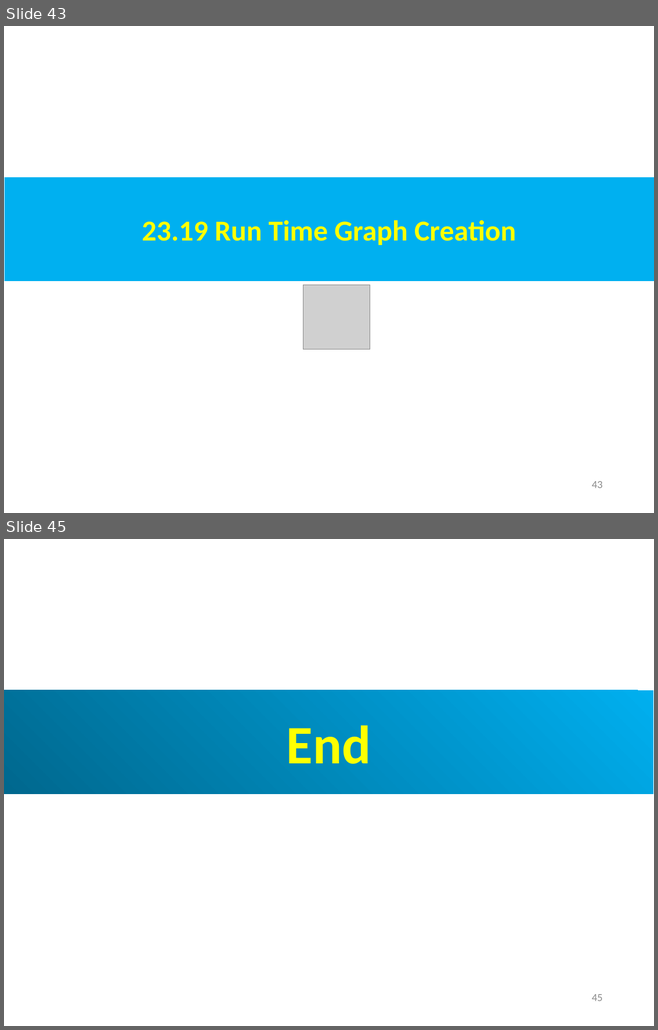
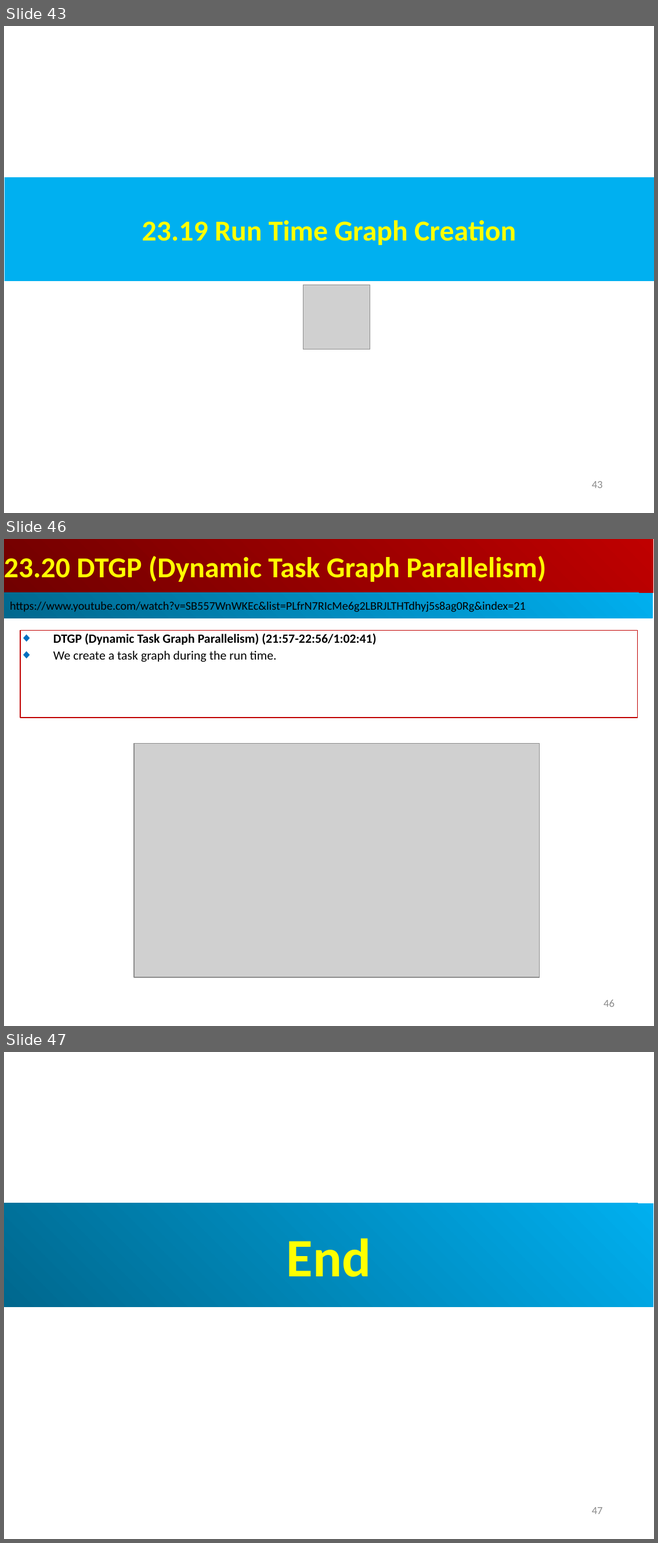
Before and after one commit to peterhchen/AIU_CS800_Chisel, a slide deck: 500_UCSC_HWD/023_Taskflow/000_Video/023.Taskflow.ppt. Shown one above the other, each under a label of ours: slides 43 and 45 before the commit, slides 43, 46 and 47 after it; the slides between them are not shown. The pictures are 658x1030 and 658x1543 pixels, drawn with LibreOffice and Linux fonts; fonts in the diff are those of the drawing; grey boxes stand for pictures. Boxes give left, top, right and bottom in pixels: in the first picture for what was removed or moved away, otherwise in the second. Text is boxed around its words. In the diff, an @@ line names an element or a change of style, - is before the commit and + after.

```diff
--- a/500_UCSC_HWD/023_Taskflow/000_Video/023.Taskflow.ppt
+++ b/500_UCSC_HWD/023_Taskflow/000_Video/023.Taskflow.ppt
@@ slide 46 added at bbox=[4, 539, 654, 1026], background #FFFFFF @@
@@ rectangle added at bbox=[4, 539, 653, 593], fill gradient #BF0000 to #710000, 32 pt, text #FFFF00, bold @@
+23.20 DTGP (Dynamic Task Graph Parallelism)
@@ rectangle added at bbox=[4, 593, 652, 618], fill gradient #00AFEF to #00688E, 13 pt, text #000000 @@
+https://www.youtube.com/watch?v=SB557WnWKEc&list=PLfrN7RIcMe6g2LBRJLTHTdhyj5s8ag0Rg&index=21
@@ rectangle added at bbox=[20, 631, 637, 718], outline #C00000 0.74 pt, 14 pt, text #000000, bold @@
+◆ DTGP (Dynamic Task Graph Parallelism) (21:57-22:56/1:02:41)
+◆ We create a task graph during the run time.
@@ picture added at bbox=[134, 744, 539, 977] @@
@@ page number added at bbox=[603, 1000, 614, 1007], 12 pt, text #8B8B8B @@
+46
@@ what was slide 45 is now slide 47 @@
@@ page number at bbox=[592, 1507, 603, 1514]: text changed @@
-45
+47
```
Also in this commit, not shown: 1 slide changed, 1 other slide added.
